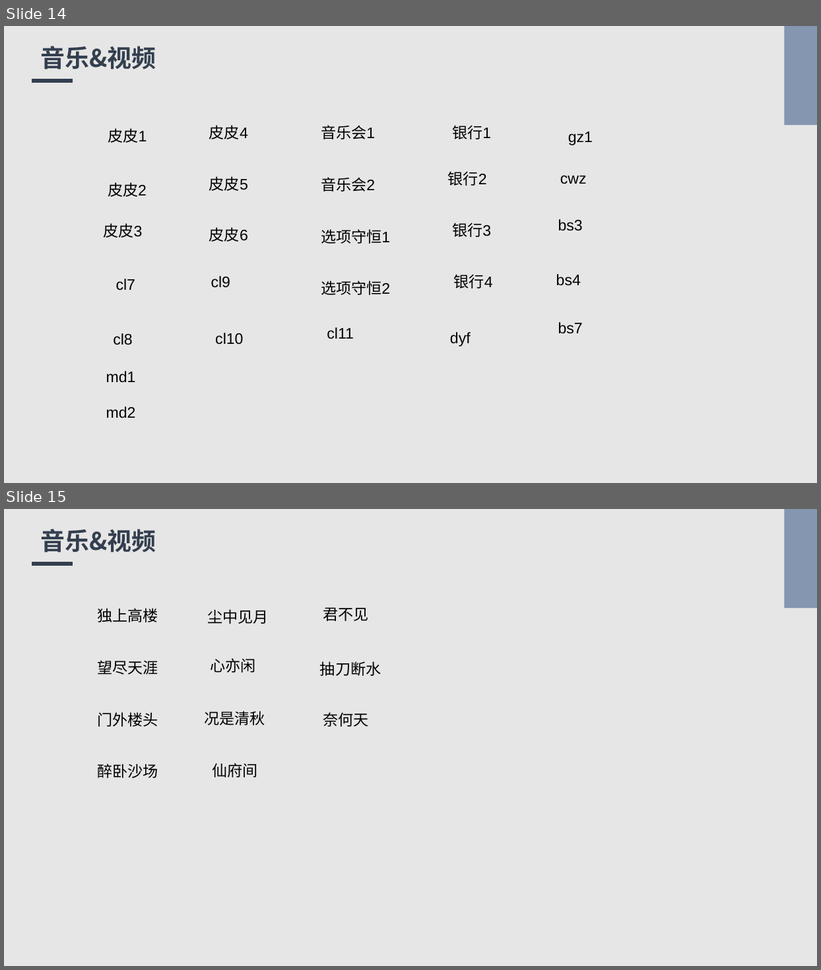
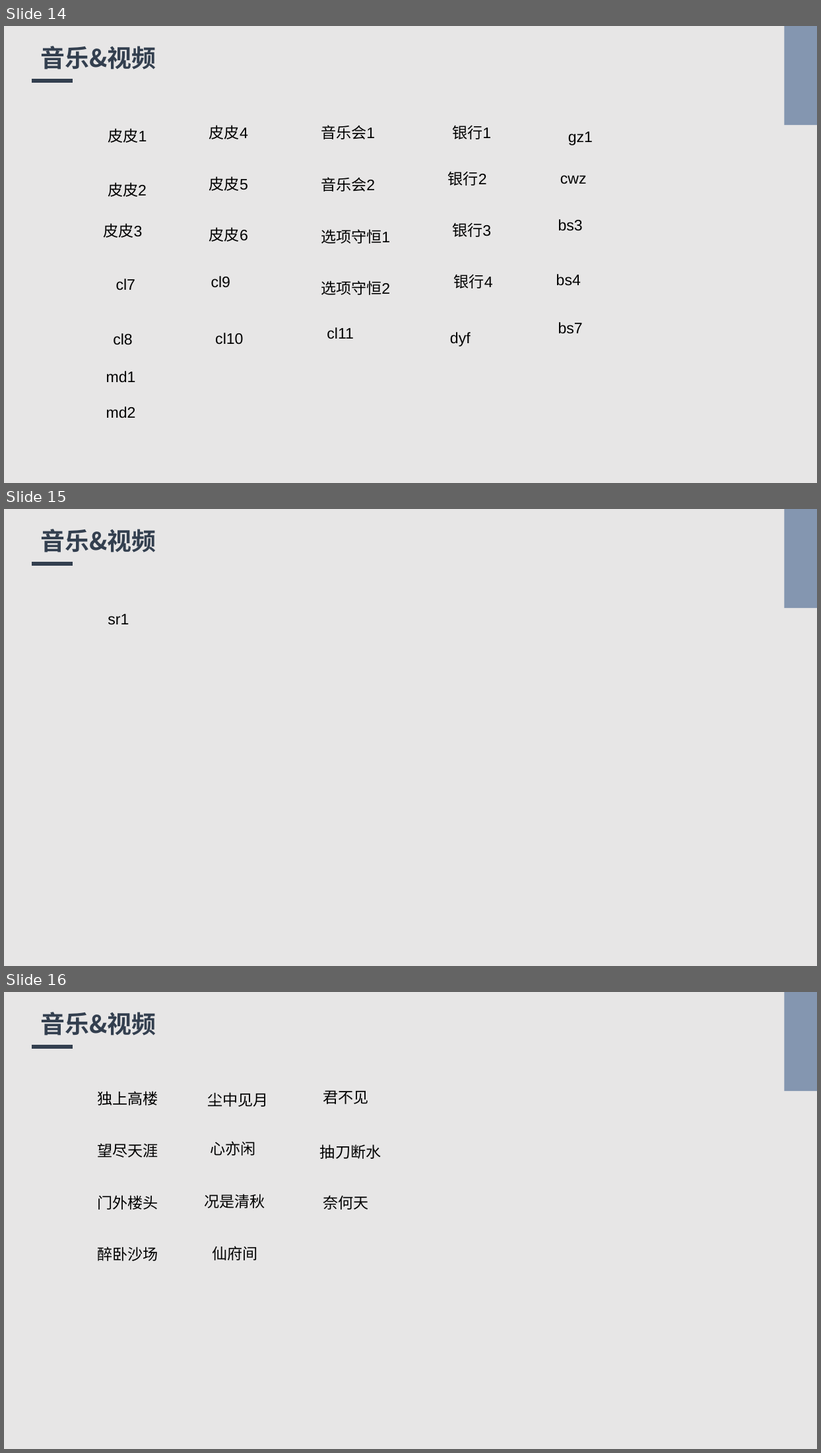
Before and after one commit to Bukehi/BukehiWeb, a slide deck: livefile/livepowerpoint.pptx. Shown one above the other, each under a label of ours: slides 14 and 15 before the commit, slides 14, 15 and 16 after it. The pictures are 821x970 and 821x1453 pixels, drawn with LibreOffice and Linux fonts; fonts in the diff are those of the drawing. Boxes give left, top, right and bottom in pixels: in the first picture for what was removed or moved away, otherwise in the second. Text is boxed around its words. In the diff, an @@ line names an element or a change of style, - is before the commit and + after.

```diff
--- a/livefile/livepowerpoint.pptx
+++ b/livefile/livepowerpoint.pptx
@@ slide 15 added at (x1=4, y1=509, x2=817, y2=966), background #E7E6E6; not listed: 2 template elements that a slide beside it also shows @@
@@ title added at (x1=41, y1=529, x2=156, y2=553), 28.8 pt, text #333F50, bold @@
+音乐&视频
@@ text added at (x1=108, y1=614, x2=129, y2=625), 18 pt, text #000000 @@
+sr1
@@ what was slide 15 is now slide 16 @@
```
Also in this commit, not shown: 3 slides changed.
